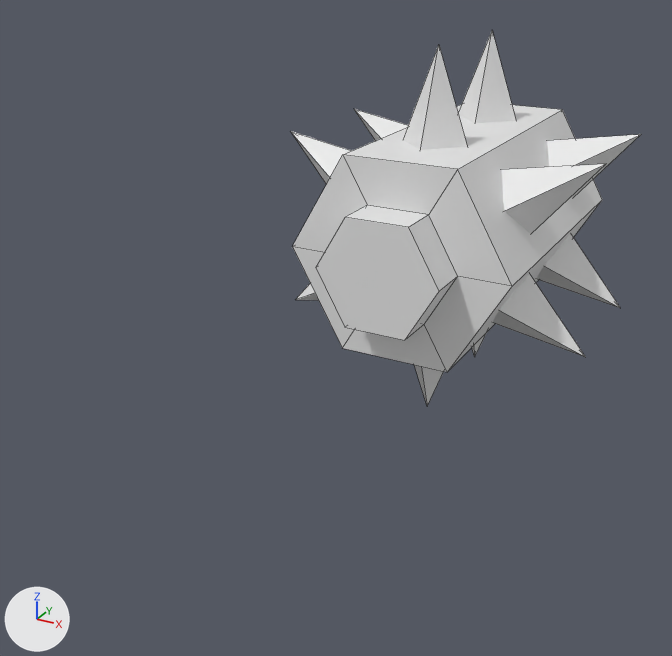
The FBX model Assets/FBX/cylinderSpikes01.fbx, before and after one commit.
Camera for both pictures: a 50 mm camera at (5.407, 38.618, 1.289) aimed at (4.42, 40.411, 0.392). The axes (+X, +Y, +Z) are drawn at lower left. The lights are the same throughout. The first picture is the older version. Mesh edges are drawn as thin lines. Where no turn or scale is listed for an object, it has been applied to the vertices.

The first picture shows 'Mesh_SpikesCylinder'.
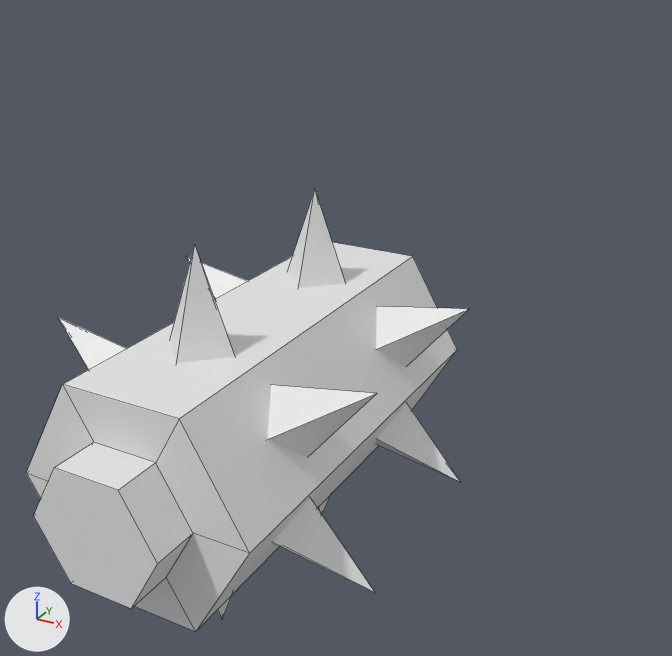
Changed parts and their boxes [x1, y1, x2, y2] in the pictures (672 x 656 px; the box of a moved part takes in the faces that stretch with it):
```json
{"object": "Mesh_SpikesCylinder", "change": "reshaped, moved", "before": [291, 31, 641, 406], "after": [26, 190, 469, 632], "on screen": "26% wider, 18% taller"}
{"part": 1, "of": "me_cylinder_024", "change": "moved or reshaped", "before": [458, 31, 516, 123], "after": [287, 190, 345, 288]}
{"part": 2, "of": "me_cylinder_024", "change": "moved or reshaped", "before": [403, 45, 467, 150], "after": [169, 245, 234, 363]}
{"part": 3, "of": "me_cylinder_024", "change": "moved or reshaped", "before": [354, 109, 408, 141], "after": [186, 257, 247, 299]}
{"part": 4, "of": "me_cylinder_024", "change": "moved or reshaped", "before": [291, 131, 351, 184], "after": [58, 317, 127, 370]}
{"part": 5, "of": "me_cylinder_024", "change": "moved or reshaped", "before": [296, 283, 318, 300], "on screen": "not visible afterwards"}
{"part": 6, "of": "me_cylinder_024", "change": "moved or reshaped", "before": [472, 334, 486, 357], "after": [318, 496, 330, 514], "on screen": "mostly hidden"}
{"part": 7, "of": "me_cylinder_024", "change": "moved or reshaped", "before": [414, 365, 444, 406], "after": [218, 595, 232, 619], "on screen": "mostly hidden afterwards"}
{"part": 8, "of": "me_cylinder_024", "change": "moved or reshaped", "before": [536, 234, 620, 308], "after": [376, 403, 460, 482]}
{"part": 9, "of": "me_cylinder_024", "change": "moved or reshaped", "before": [493, 274, 585, 357], "after": [273, 498, 375, 593]}
{"part": 10, "of": "me_cylinder_024", "change": "moved or reshaped", "before": [547, 134, 641, 198], "after": [376, 306, 469, 367]}
{"part": 11, "of": "me_cylinder_024", "change": "moved or reshaped", "before": [501, 164, 606, 234], "after": [267, 385, 377, 457]}
{"part": 12, "of": "me_cylinder_024", "change": "moved or reshaped", "before": [292, 104, 602, 372], "after": [26, 242, 457, 632]}
```

Scene script edits in JSON lines:
```json
{"block": "me_cylinder_024", "where": "# used by ob_mesh_spikescylinder; location = (4.493, 41.0, 0.509)"}
{"op": "remove", "block": "me_cylinder_024", "code": "me_cylinder_024.from_pydata(...)  # 96 vertices, 92 faces; spans x -0.436..0.436, y -0.527..0.527, z -0.5..0.5"}
{"op": "add", "block": "me_cylinder_024", "code": "me_cylinder_024.from_pydata(...)  # 96 vertices, 92 faces; spans x -0.343..0.343, y -0.509..0.509, z -0.394..0.394"}
{"block": "me_cylinder_024", "change": "me_cylinder_024 part 1: the loose piece of 5 vertices spanning x -0.098..0.087, y 0.093..0.278, z 0.248..0.5 is scaled about its middle by 0.787, then moved by (0.001, 0.014, -0.08)"}
{"block": "me_cylinder_024", "change": "me_cylinder_024 part 2: the loose piece of 5 vertices spanning x -0.098..0.087, y -0.282..-0.096, z 0.248..0.5 is scaled about its middle by 0.787, then moved by (0.001, -0.011, -0.08)"}
{"block": "me_cylinder_024", "change": "me_cylinder_024 part 3: the loose piece of 5 vertices spanning x -0.436..-0.172, y 0.093..0.278, z 0.039..0.245 is scaled about its middle by 0.787, then moved by (0.065, 0.014, -0.03)"}
{"block": "me_cylinder_024", "change": "me_cylinder_024 part 4: the loose piece of 5 vertices spanning x -0.436..-0.172, y -0.282..-0.096, z 0.039..0.245 is scaled about its middle by 0.787, then moved by (0.065, -0.011, -0.03)"}
{"block": "me_cylinder_024", "change": "me_cylinder_024 part 5: the loose piece of 5 vertices spanning x -0.43..-0.166, y -0.282..-0.096, z -0.255..-0.049 is scaled about its middle by 0.787, then moved by (0.063, -0.011, 0.032)"}
{"block": "me_cylinder_024", "change": "me_cylinder_024 part 6: the loose piece of 5 vertices spanning x -0.087..0.098, y 0.093..0.278, z -0.5..-0.248 is scaled about its middle by 0.787, then moved by (-0.001, 0.014, 0.08)"}
{"block": "me_cylinder_024", "change": "me_cylinder_024 part 7: the loose piece of 5 vertices spanning x -0.087..0.098, y -0.282..-0.096, z -0.5..-0.248 is scaled about its middle by 0.787, then moved by (-0.001, -0.011, 0.08)"}
{"block": "me_cylinder_024", "change": "me_cylinder_024 part 8: the loose piece of 5 vertices spanning x 0.172..0.436, y 0.093..0.278, z -0.245..-0.039 is scaled about its middle by 0.787, then moved by (-0.065, 0.014, 0.03)"}
{"block": "me_cylinder_024", "change": "me_cylinder_024 part 9: the loose piece of 5 vertices spanning x 0.172..0.436, y -0.282..-0.096, z -0.245..-0.039 is scaled about its middle by 0.787, then moved by (-0.065, -0.011, 0.03)"}
{"block": "me_cylinder_024", "change": "me_cylinder_024 part 10: the loose piece of 5 vertices spanning x 0.166..0.43, y 0.093..0.278, z 0.049..0.255 is scaled about its middle by 0.787, then moved by (-0.063, 0.014, -0.032)"}
{"block": "me_cylinder_024", "change": "me_cylinder_024 part 11: the loose piece of 5 vertices spanning x 0.166..0.43, y -0.282..-0.096, z 0.049..0.255 is scaled about its middle by 0.787, then moved by (-0.063, -0.011, -0.032)"}
{"block": "me_cylinder_024", "change": "me_cylinder_024 part 12: 36 of 96 vertices moved; they spanned x -0.298..0.298, y -0.527..0.527, z -0.258..0.258 and now span x -0.234..0.234, y -0.509..0.509, z -0.203..0.203; mean shift (0.0, 0.0, 0.0); largest move (0.298, 0.415, 0.0) -> (0.234, 0.421, 0.0)"}
{"block": "me_cylinder_024", "change": "other edits to the shape of me_cylinder_024 do not show in these pictures"}
{"op": "set", "path": "ob_mesh_spikescylinder.location", "old": "(4.493, 41.0, 0.509)", "new": "(4.493, 40.0, 0.4)"}
```
